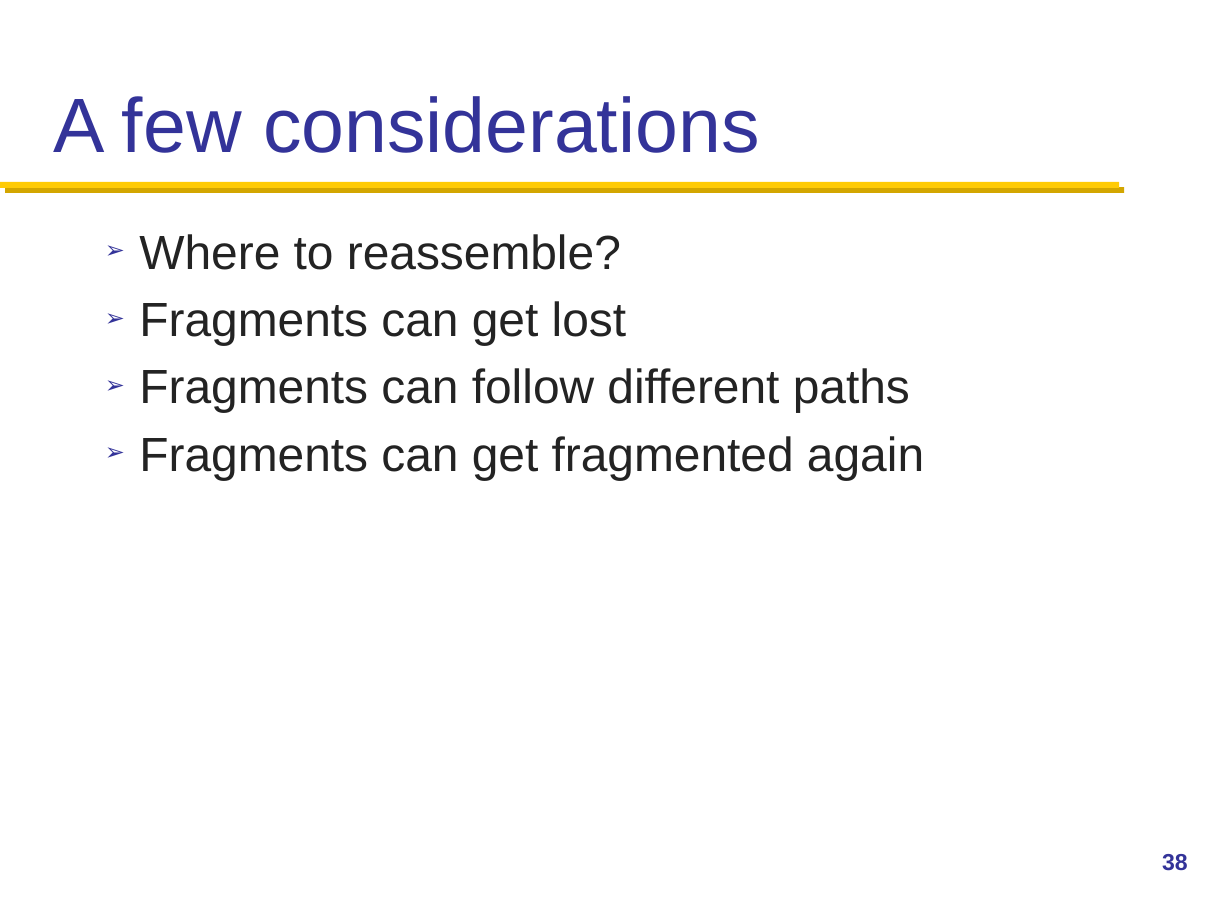
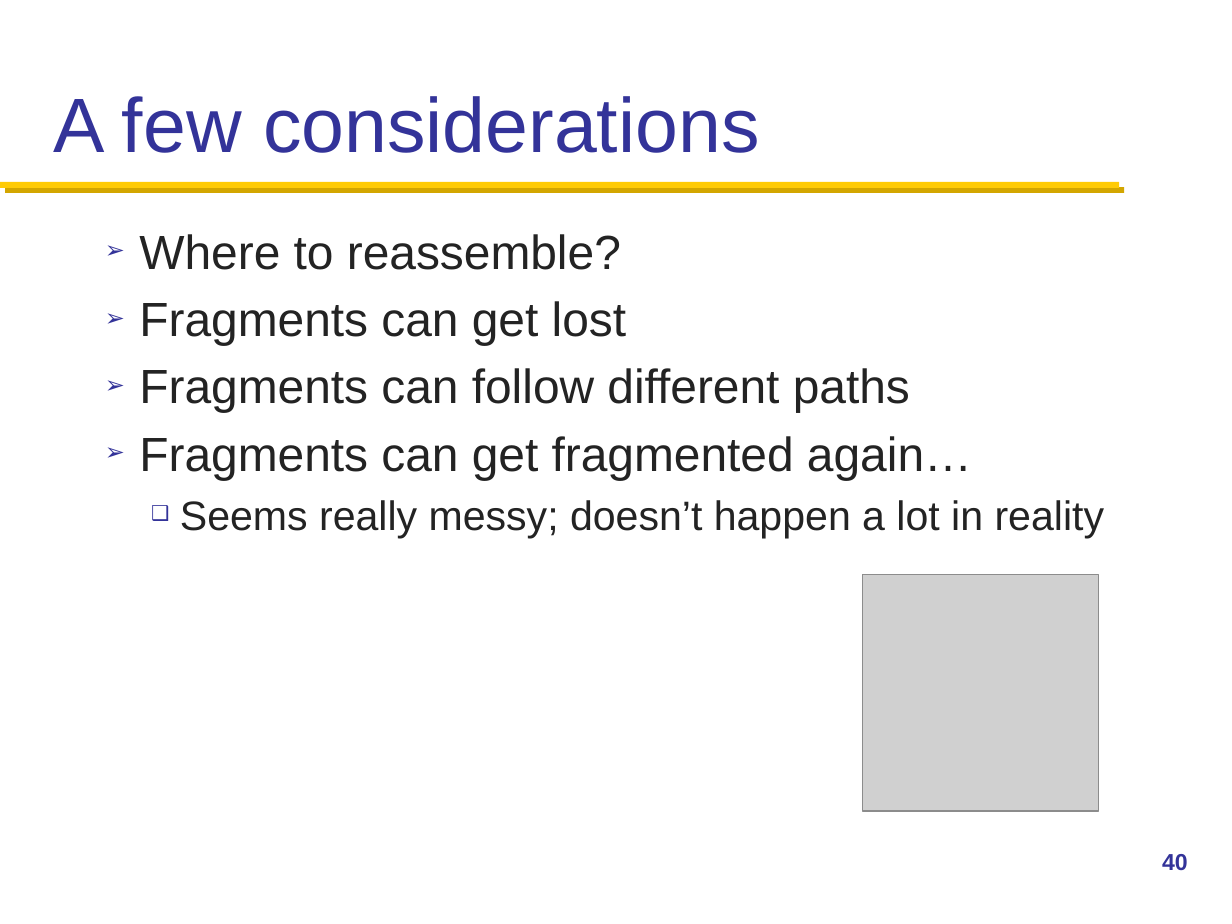
Before and after one commit to henryhxu/CSCI4430-ESTR4120, a slide deck: slide 40 of lec/lec10.pptx (slide 38 before the commit). Drawn at 1232x924 pixels with LibreOffice and Linux fonts; fonts in the diff are those of the drawing; grey boxes stand for pictures; background and template pictures are left out. Boxes give left, top, right and bottom in pixels: in the first picture for what was removed or moved away, otherwise in the second. Text is boxed around its words. In the diff, an @@ line names an element or a change of style, - is before the commit and + after.

```diff
--- a/lec/lec10.pptx
+++ b/lec/lec10.pptx
@@ text at (139,436,1105,538): text changed; size 28 to 24 pt @@
-➢ Fragments can get fragmented again
+➢ Fragments can get fragmented again…
+  ❑ Seems really messy; doesn’t happen a lot in reality
@@ picture added at (862,575,1099,812) @@
@@ page number at (1162,854,1188,870): text changed @@
-38
+40
```
Also in this commit, not shown: 12 other slides changed, 2 slides added.
